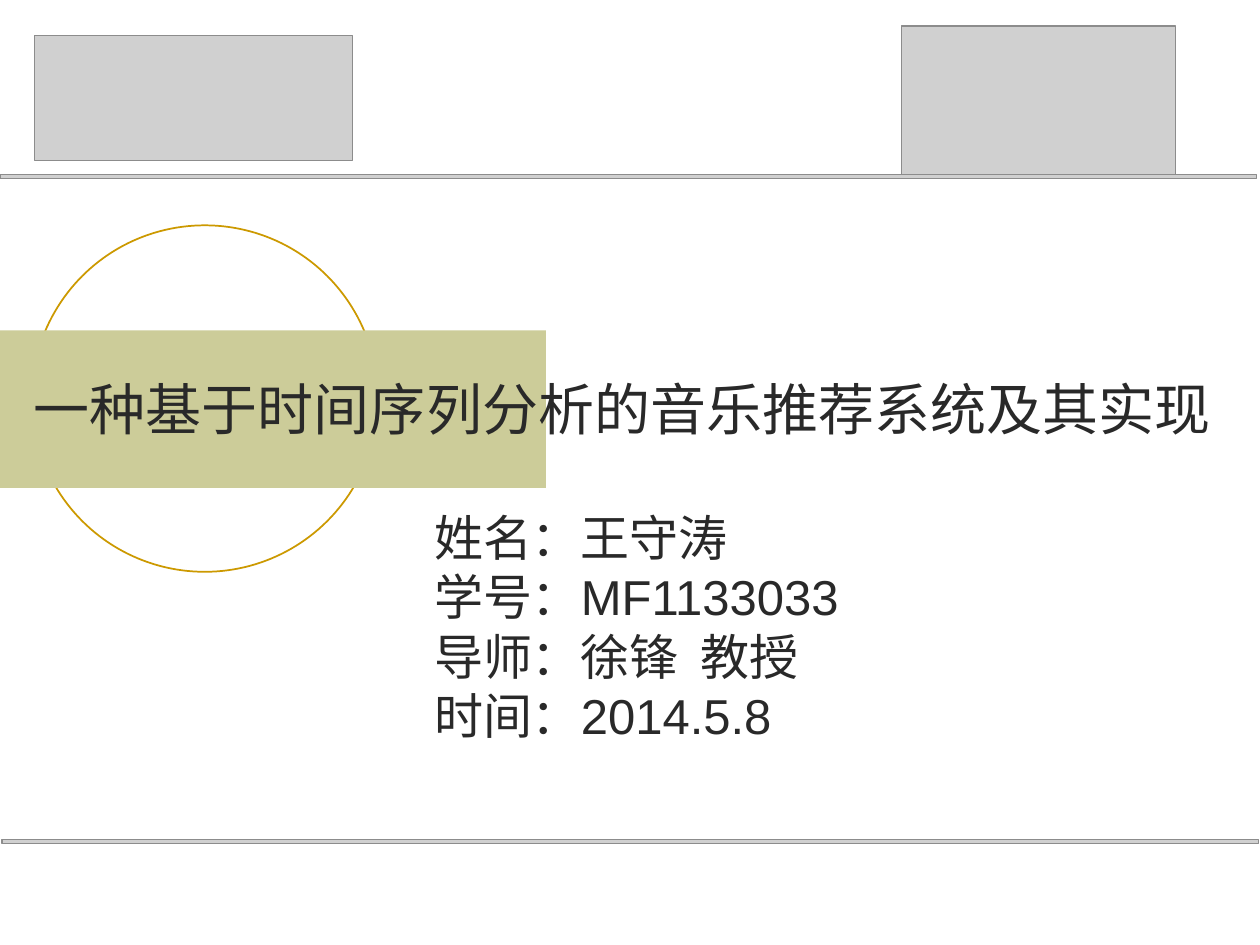
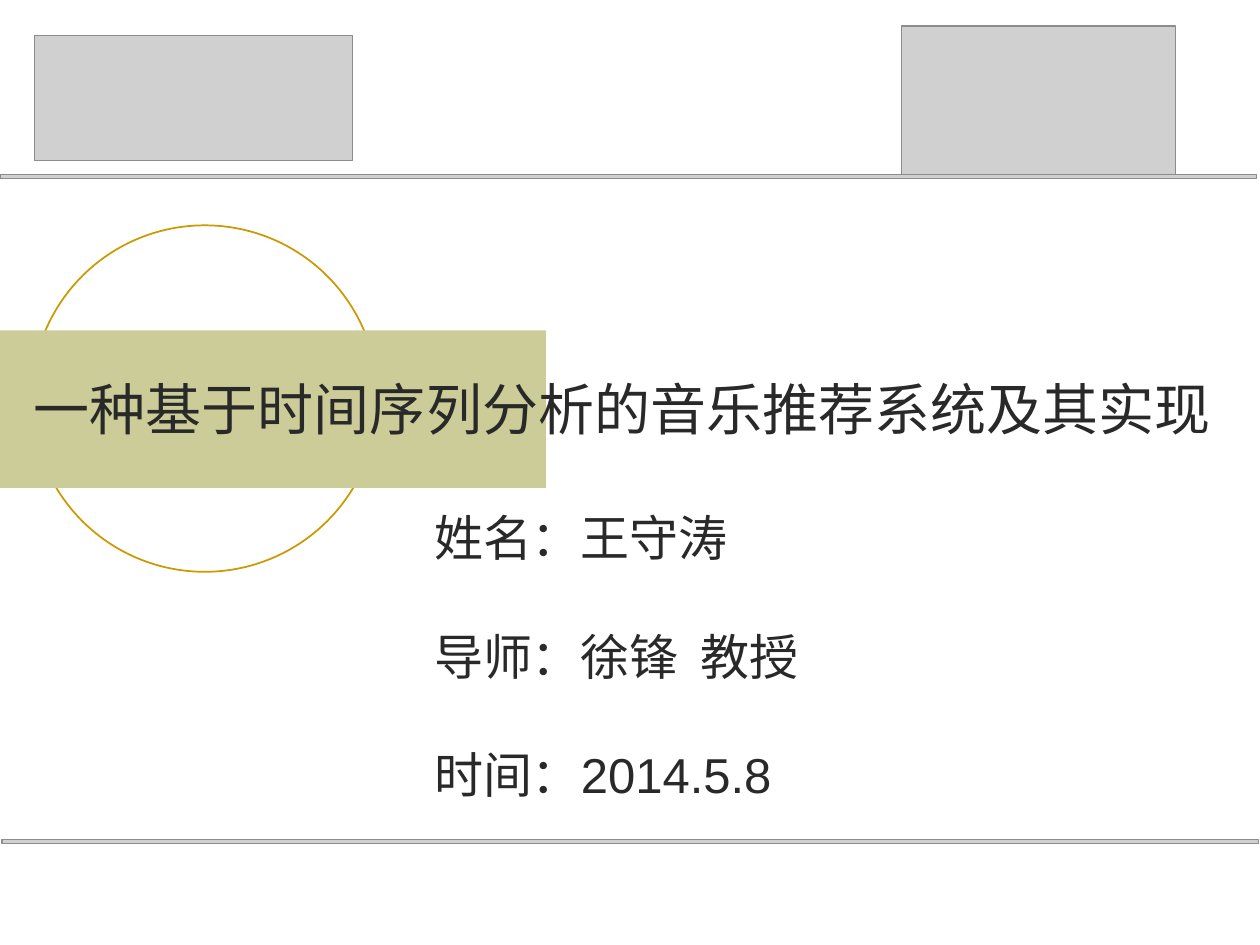
Before and after one commit to wwssttt/NJUThesis, a slide deck: slide 1 of ppt/一种基于时间序列分析的个性化音乐推荐系统及其实现.ppt. Drawn at 1260x945 pixels with LibreOffice and Linux fonts; fonts in the diff are those of the drawing; grey boxes stand for pictures. Boxes give left, top, right and bottom in pixels: in the first picture for what was removed or moved away, otherwise in the second. Text is boxed around its words. In the diff, an @@ line names an element or a change of style, - is before the commit and + after.

```diff
--- a/ppt/一种基于时间序列分析的个性化音乐推荐系统及其实现.ppt
+++ b/ppt/一种基于时间序列分析的个性化音乐推荐系统及其实现.ppt
@@ subtitle at (434, 573, 838, 619): paragraph removed @@
-学号：MF1133033
```
Also in this commit, not shown: 5 other slides changed, 8 slides added, 4 slides removed, 1 other file.
